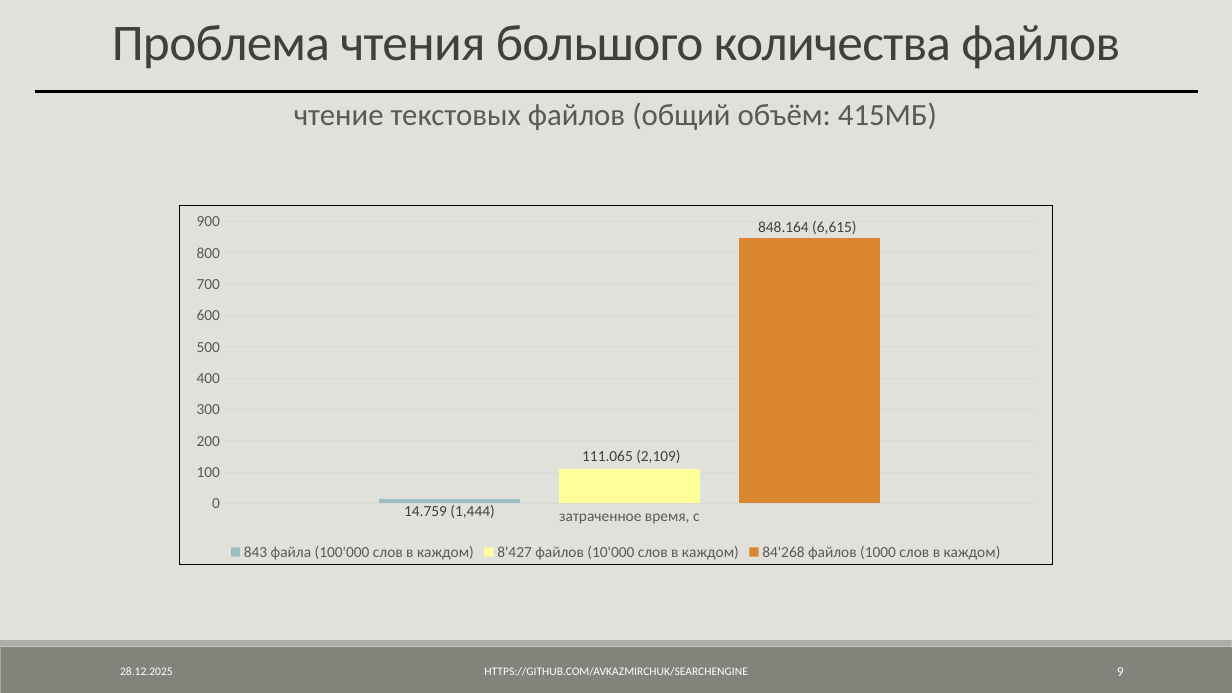
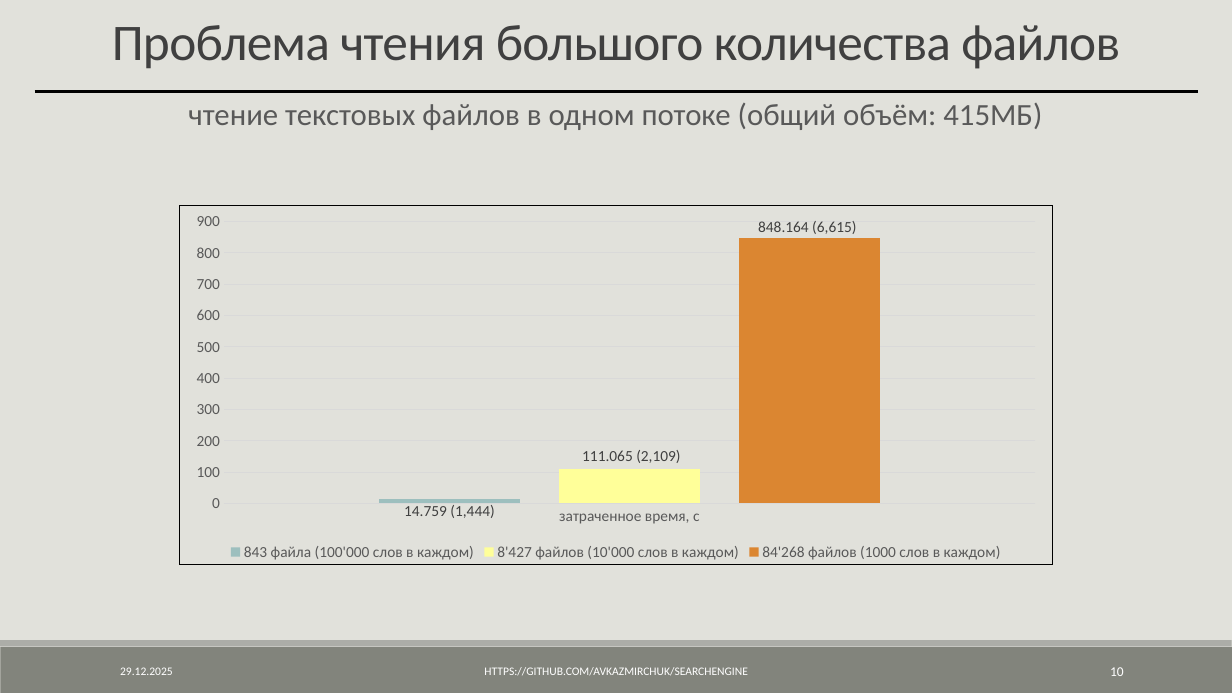
Before and after one commit to AVKazmirchuk/SearchEngine, a slide deck: slide 10 of presentation/защита.pptx (slide 9 before the commit). Drawn at 1232x693 pixels with LibreOffice and Linux fonts; fonts in the diff are those of the drawing. Boxes give left, top, right and bottom in pixels: in the first picture for what was removed or moved away, otherwise in the second. Text is boxed around its words. In the diff, an @@ line names an element or a change of style, - is before the commit and + after.

```diff
--- a/presentation/защита.pptx
+++ b/presentation/защита.pptx
@@ text at (188, 103, 1042, 130): text changed @@
-чтение текстовых файлов (общий объём: 415МБ)
+чтение текстовых файлов в одном потоке (общий объём: 415МБ)
@@ page number at (1110, 667, 1124, 676): text changed @@
-9
+10
```
Also in this commit, not shown: 29 other slides changed, 6 slides added, 3 other files.
